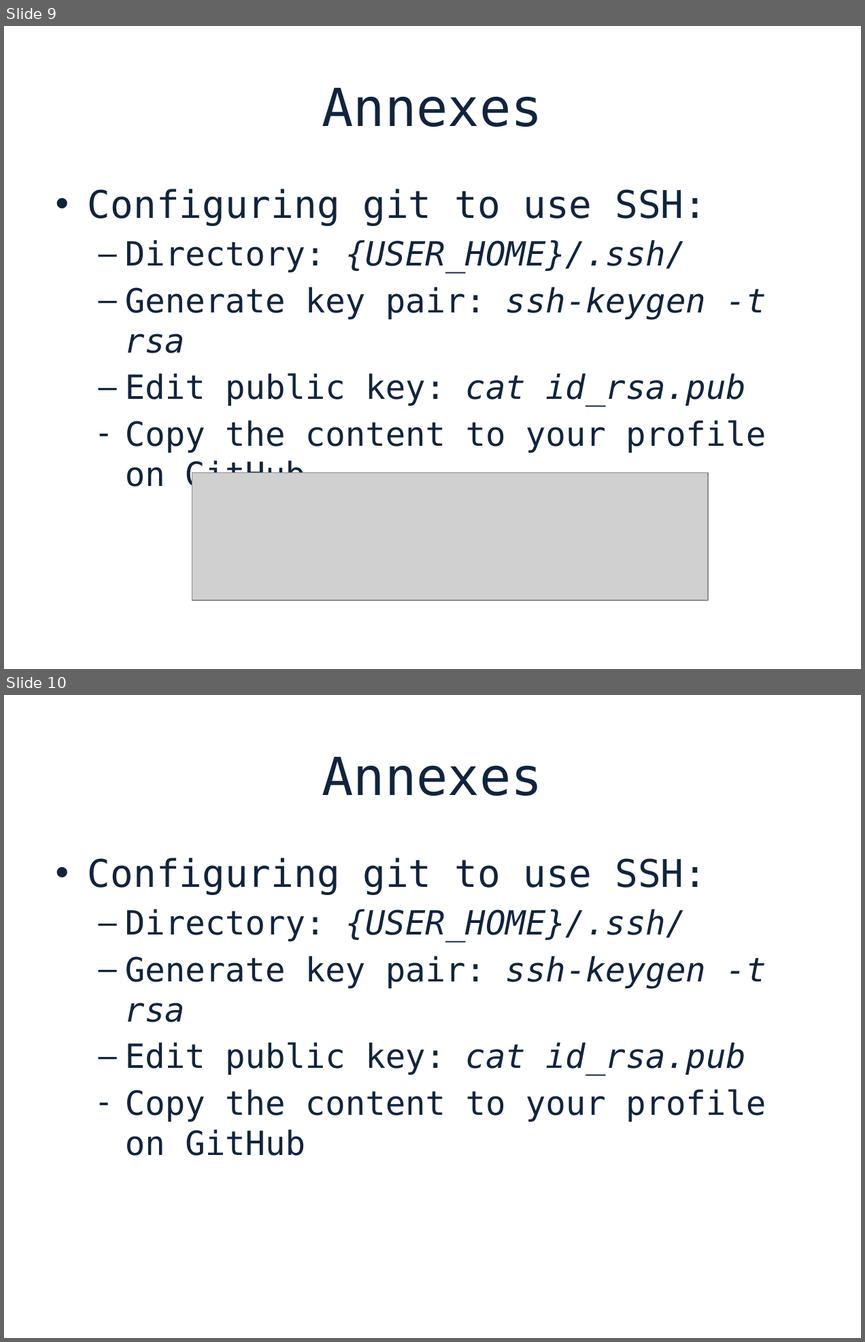
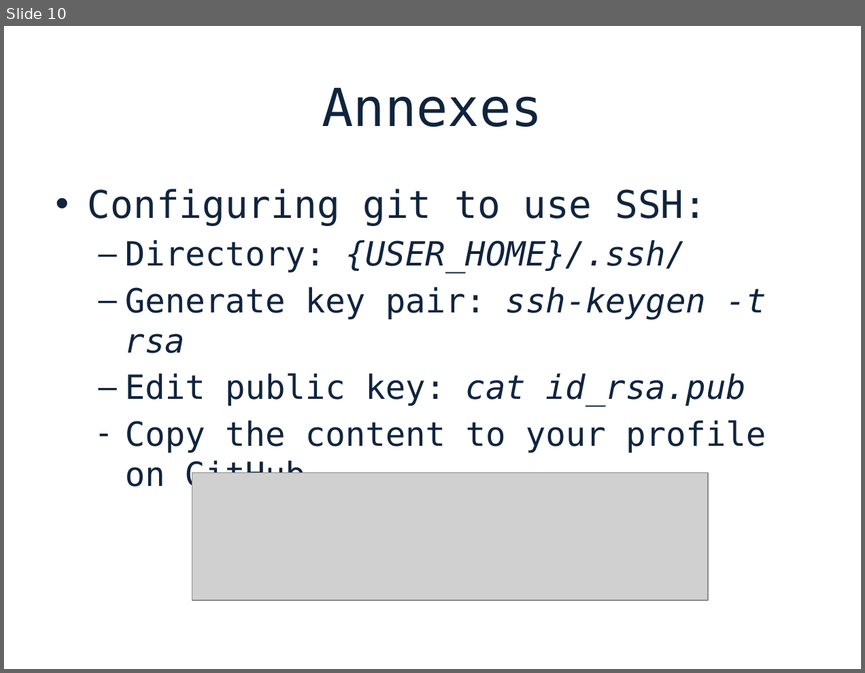
Before and after one commit to stounio/WalkingThroughTheWoods, a slide deck: presentation/walkingThroughTheWood.pptx. Shown one above the other, each under a label of ours: slides 9 and 10 before the commit, slide 10 after it. The pictures are 865x1342 and 865x673 pixels, drawn with LibreOffice and Linux fonts; fonts in the diff are those of the drawing; grey boxes stand for pictures; background and template pictures are left out. Boxes give left, top, right and bottom in pixels: in the first picture for what was removed or moved away, otherwise in the second. Text is boxed around its words. In the diff, an @@ line names an element or a change of style, - is before the commit and + after.

```diff
--- a/presentation/walkingThroughTheWood.pptx
+++ b/presentation/walkingThroughTheWood.pptx
@@ slide 10 removed at (x1=4, y1=695, x2=861, y2=1338), background picture (left out) @@
@@ title removed at (x1=322, y1=757, x2=543, y2=796) @@
-Annexes
@@ text removed at (x1=88, y1=858, x2=766, y2=1155) @@
-• Configuring git to use SSH:
-  – Directory: {USER_HOME}/.ssh/
-  – Generate key pair: ssh-keygen -t rsa
-  – Edit public key: cat id_rsa.pub
-  – Copy the content to your profile on GitHub
@@ what was slide 9 is now slide 10 @@
```
Also in this commit, not shown: 1 slide added.
